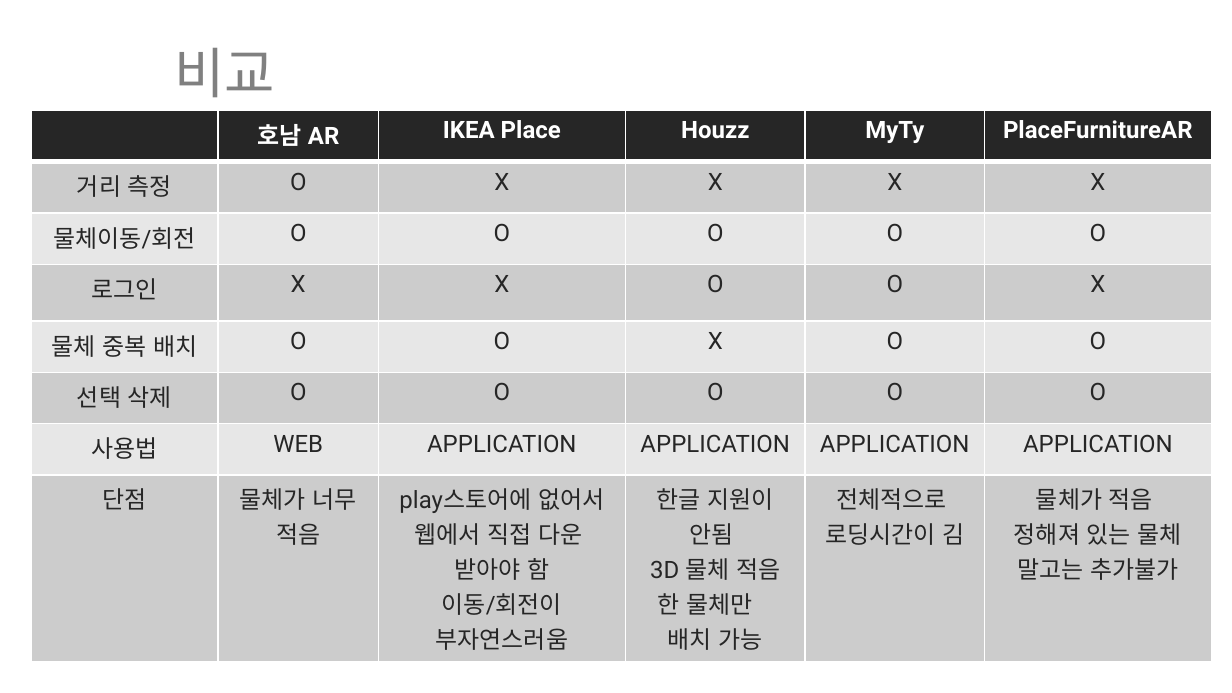
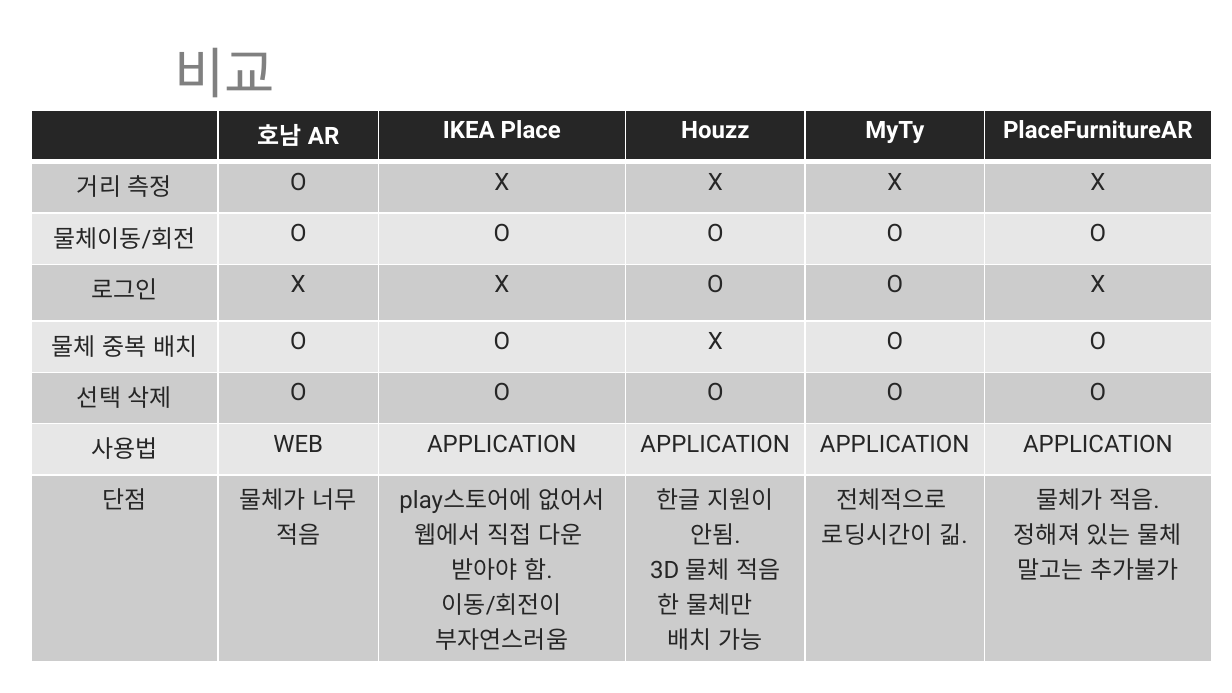
Before and after one commit to ptyoiy/ARwork, a slide deck: slide 10 of 호남-발표자료.pptx. Drawn at 1232x693 pixels with LibreOffice and Linux fonts; fonts in the diff are those of the drawing. Boxes give left, top, right and bottom in pixels: in the first picture for what was removed or moved away, otherwise in the second. Text is boxed around its words. In the diff, an @@ line names an element or a change of style, - is before the commit and + after.

Commit message:
1121
ppt 흐름도 추가

```diff
--- a/호남-발표자료.pptx
+++ b/호남-발표자료.pptx
@@ table at box(31, 111, 1212, 654) @@
-row 8: 단점 | 물체가 너무 적음 | play스토어에 없어서 웹에서 직접 다운 / 받아야 함 / 이동/회전이 부자연스러움 | 한글 지원이 안됨 / 3D 물체 적음 / 한 물체만 배치 가능 | 전체적으로 로딩시간이 김 | 물체가 적음 / 정해져 있는 물체 말고는 추가불가
+row 8: 단점 | 물체가 너무 적음 | play스토어에 없어서 웹에서 직접 다운 / 받아야 함. / 이동/회전이 부자연스러움 | 한글 지원이 안됨. / 3D 물체 적음 / 한 물체만 배치 가능 | 전체적으로 로딩시간이 긺. | 물체가 적음. / 정해져 있는 물체 말고는 추가불가
```
Also in this commit, not shown: 2 other slides changed, 4 slides added, 1 slide removed, 7 other files.
